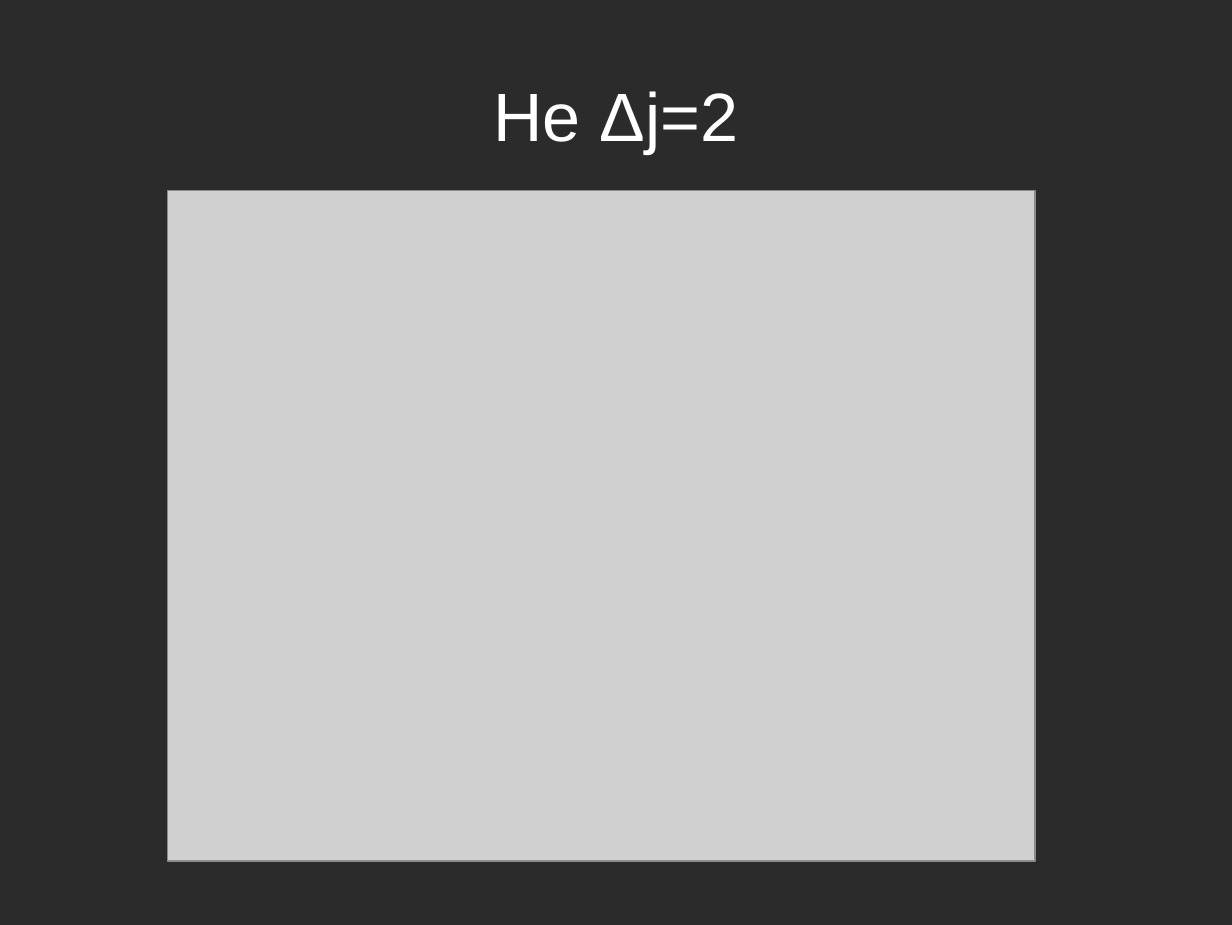
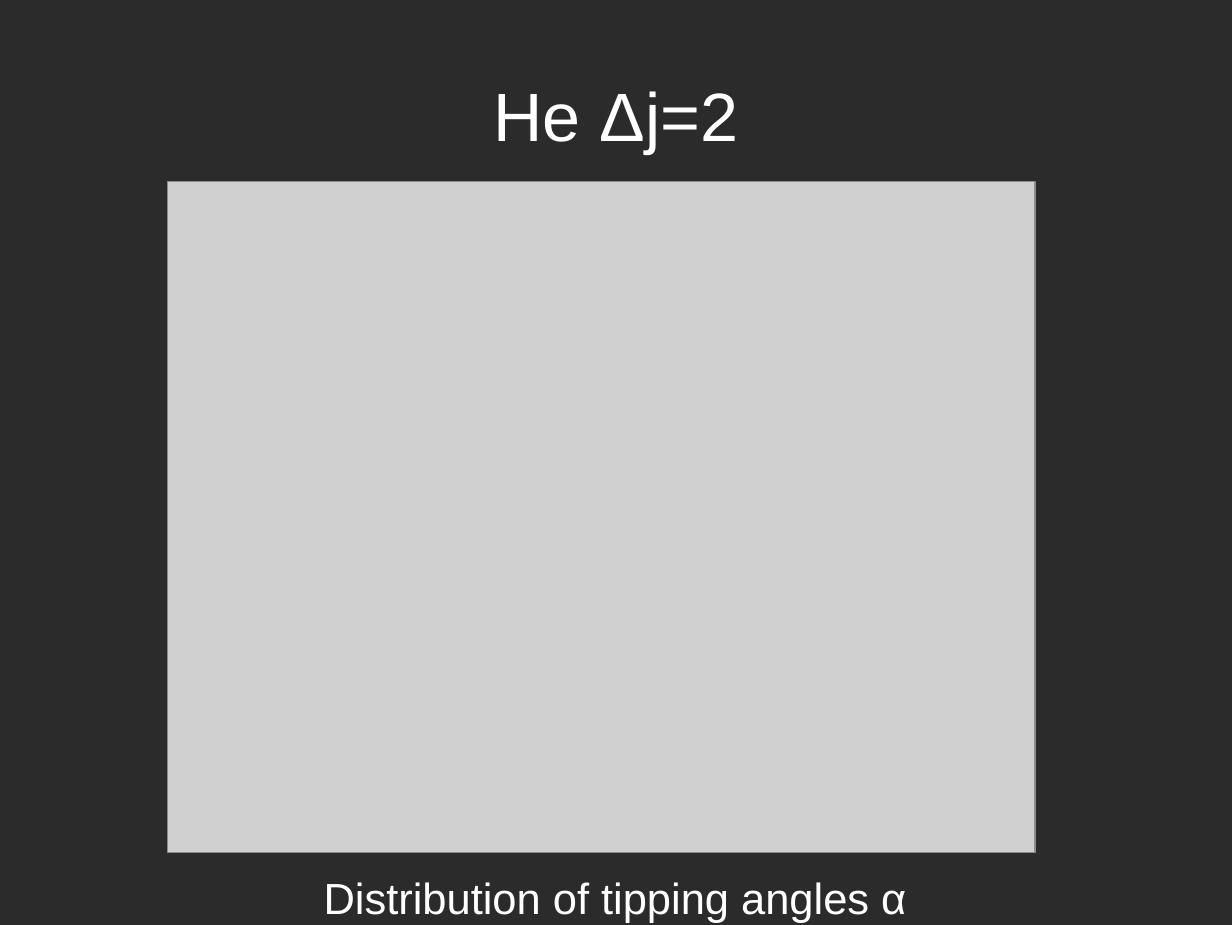
Before and after one commit to atowneND/HeNaK_Collisions, a slide deck: slide 11 of Presentation.odp. Drawn at 1232x925 pixels with LibreOffice and Linux fonts; fonts in the diff are those of the drawing; grey boxes stand for pictures; background and template pictures are left out; a plain dark background stands for a picture behind light text. Boxes give left, top, right and bottom in pixels: in the first picture for what was removed or moved away, otherwise in the second. Text is boxed around its words. In the diff, an @@ line names an element or a change of style, - is before the commit and + after.

```diff
--- a/Presentation.odp
+++ b/Presentation.odp
@@ picture: place and size @@
-picture at (168, 190, 1035, 861)
+picture at (168, 181, 1035, 852)
@@ text added at (324, 882, 906, 923), 28 pt, text #FFFFFF @@
+Distribution of tipping angles α
```
Also in this commit, not shown: 13 other slides changed, 1 slide added, 1 slide removed.
